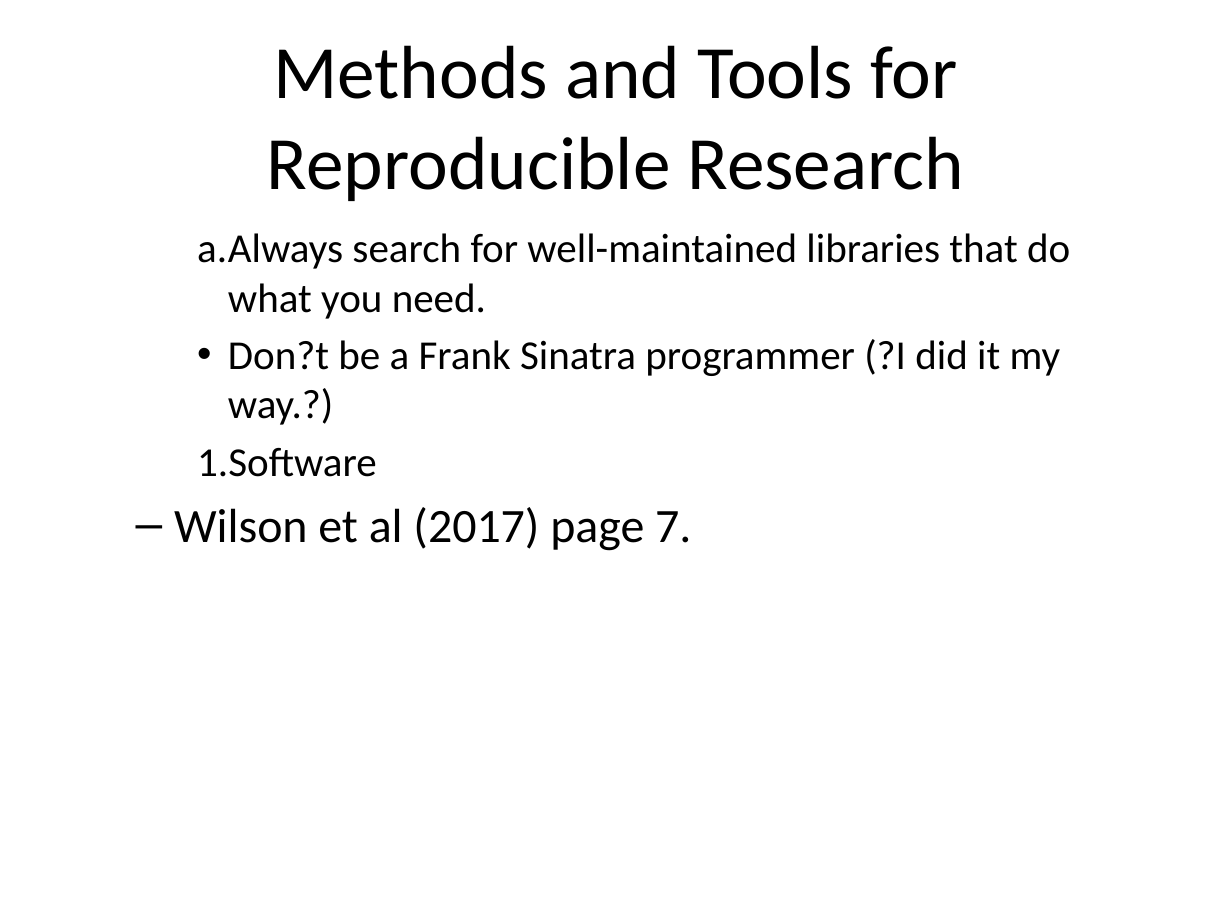
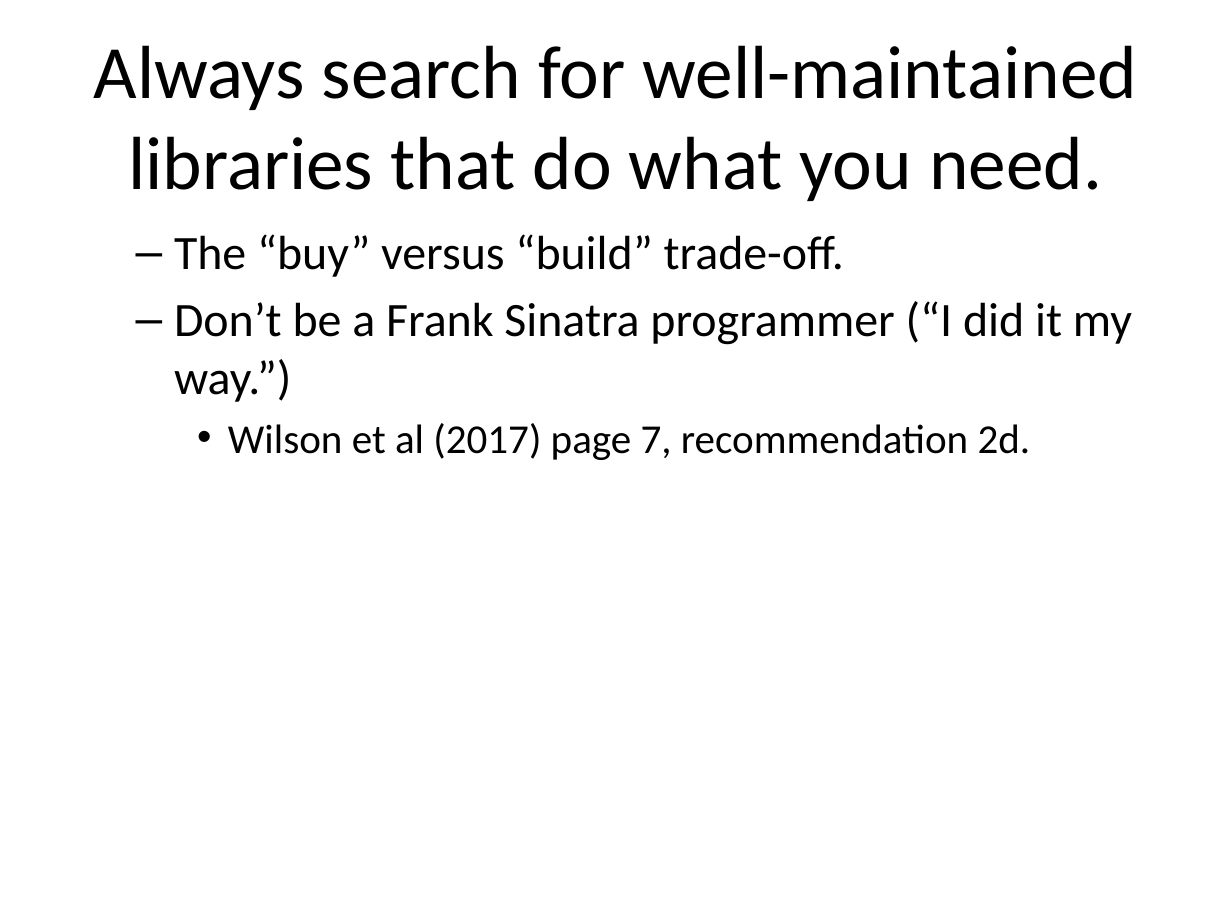
Before and after one commit to pmean/introduction-to-SAS, a slide deck: slide 26 of basics0/src/reproducible-research.pptx (slide 25 before the commit). Drawn at 1232x924 pixels with LibreOffice and Linux fonts; fonts in the diff are those of the drawing. Boxes give left, top, right and bottom in pixels: in the first picture for what was removed or moved away, otherwise in the second. Text is boxed around its words. In the diff, an @@ line names an element or a change of style, - is before the commit and + after.

```diff
--- a/basics0/src/reproducible-research.pptx
+++ b/basics0/src/reproducible-research.pptx
@@ title at box(94, 45, 1137, 201): text changed @@
-Methods and Tools for Reproducible Research
+Always search for well-maintained libraries that do what you need.
@@ text at box(174, 234, 1132, 460): text changed; size 24 to 28 pt @@
-    a. Always search for well-maintained libraries that do what you need.
-    • Don?t be a Frank Sinatra programmer (?I did it my way.?)
-    1. Software
-  – Wilson et al (2017) page 7.
+  – The “buy” versus “build” trade-off.
+  – Don’t be a Frank Sinatra programmer (“I did it my way.”)
+    • Wilson et al (2017) page 7, recommendation 2d.
```
Also in this commit, not shown: 21 other slides changed, 5 slides added, 4 slides removed, 8 other files.
